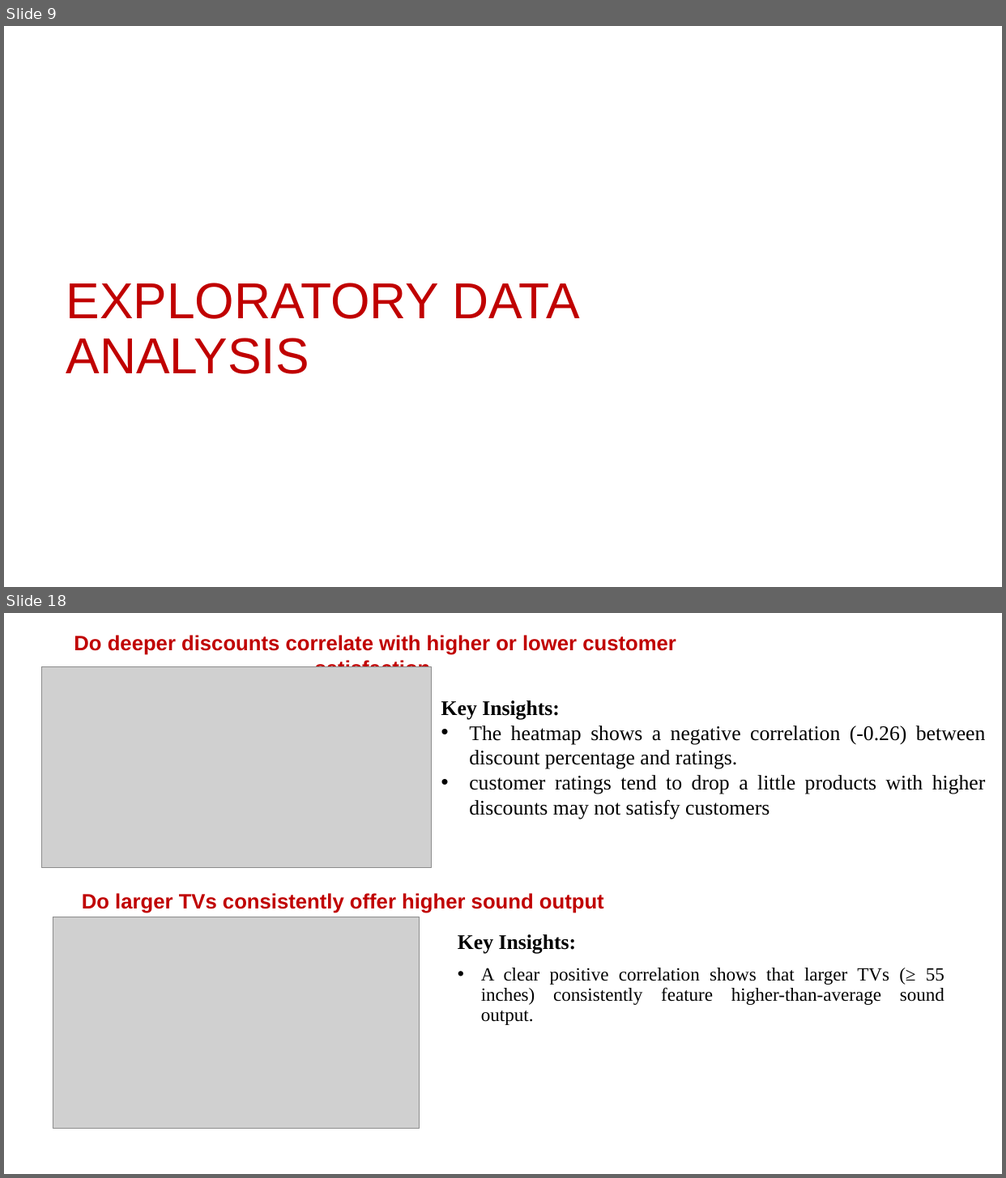
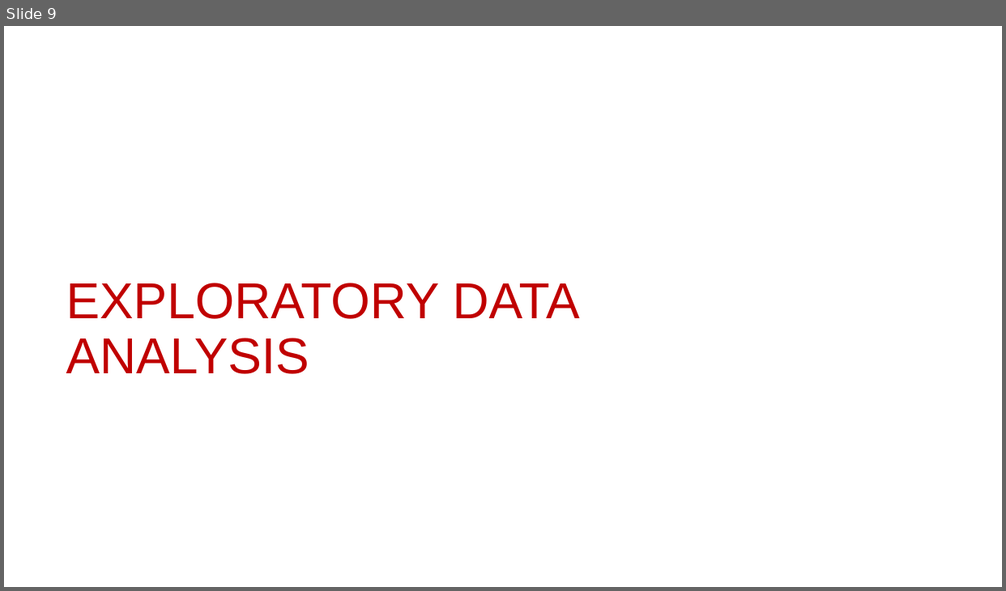
Before and after one commit to ManasaSiripurapu/smart-tv-analysis, a slide deck: SmartTV_DataAnalysis.pptx. Shown one above the other, each under a label of ours: slides 9 and 18 before the commit, slide 9 after it; the slides between them are not shown. The pictures are 1006x1178 and 1006x591 pixels, drawn with LibreOffice and Linux fonts; fonts in the diff are those of the drawing; grey boxes stand for pictures; background and template pictures are left out. Boxes give left, top, right and bottom in pixels: in the first picture for what was removed or moved away, otherwise in the second. Text is boxed around its words. In the diff, an @@ line names an element or a change of style, - is before the commit and + after.

```diff
--- a/SmartTV_DataAnalysis.pptx
+++ b/SmartTV_DataAnalysis.pptx
@@ slide 18 removed at <box>4,613,1002,1174</box>, background #FFFFFF @@
@@ text removed at <box>74,635,676,667</box> @@
-Do deeper discounts correlate with higher or lower customer satisfaction
@@ picture removed at <box>41,667,432,867</box> @@
@@ text removed at <box>441,700,986,820</box> @@
-Key Insights:
-• The heatmap shows a negative correlation (-0.26) between discount percentage and ratings.
-• customer ratings tend to drop a little products with higher discounts may not satisfy customers
@@ text removed at <box>82,893,604,914</box> @@
-Do larger TVs consistently offer higher sound output
@@ picture removed at <box>53,917,420,1129</box> @@
@@ text removed at <box>458,935,944,1025</box> @@
-Key Insights:
-• A clear positive correlation shows that larger TVs (≥ 55 inches) consistently feature higher-than-average sound output.
```
Also in this commit, not shown: 20 slides changed, 1 slide added, 2 other slides removed.
